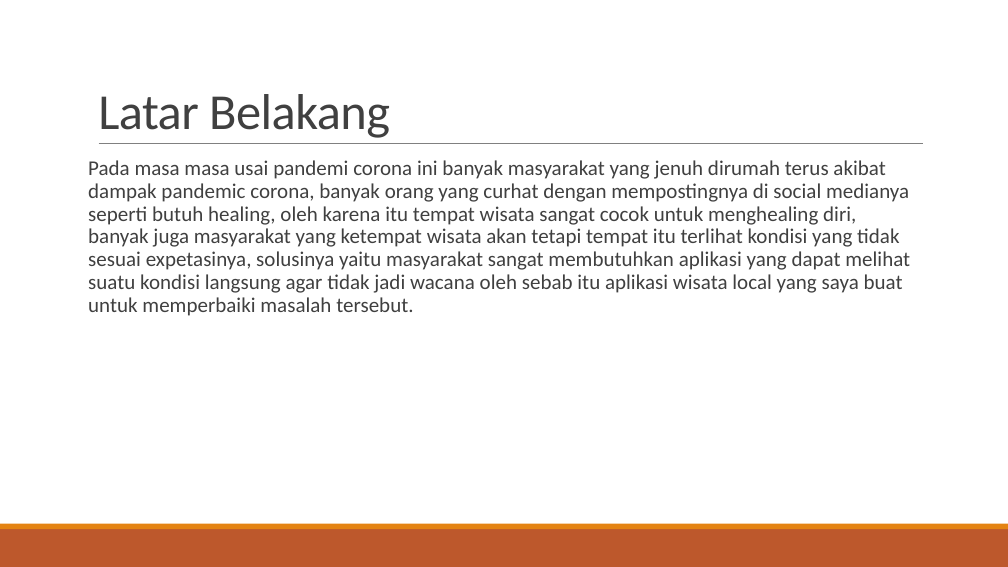
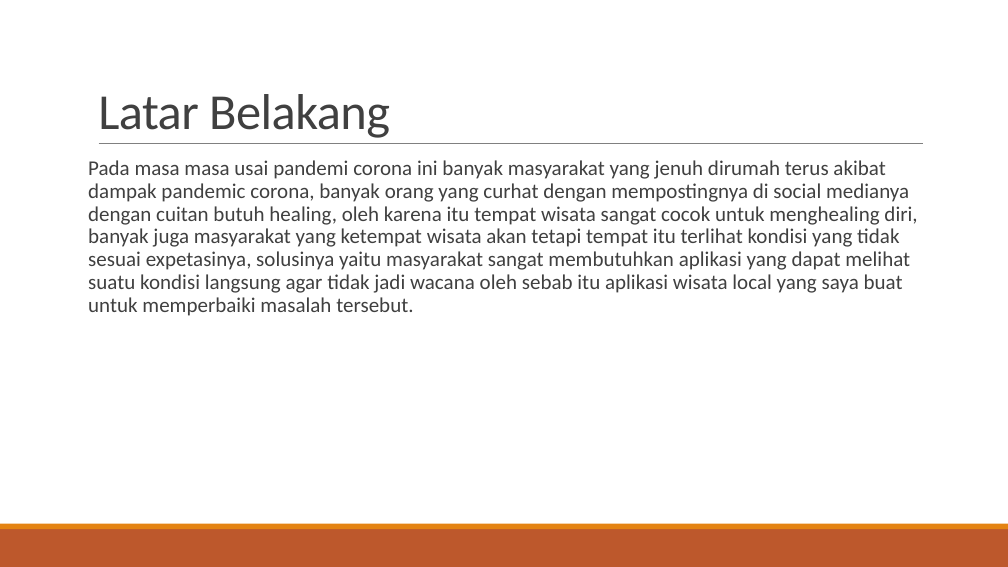
Before and after one commit to naufalulwan/flutter_Naufal-Ulwan, a slide deck: slide 2 of 28_Mini Project/Proposal Mini Project - WisataLocal.pptx. Drawn at 1008x567 pixels with LibreOffice and Linux fonts; fonts in the diff are those of the drawing. Boxes give left, top, right and bottom in pixels: in the first picture for what was removed or moved away, otherwise in the second. Text is boxed around its words. In the diff, an @@ line names an element or a change of style, - is before the commit and + after.

```diff
--- a/28_Mini Project/Proposal Mini Project - WisataLocal.pptx
+++ b/28_Mini Project/Proposal Mini Project - WisataLocal.pptx
@@ text at (x1=88, y1=160, x2=917, y2=316): text changed @@
-Pada masa masa usai pandemi corona ini banyak masyarakat yang jenuh dirumah terus akibat dampak pandemic corona, banyak orang yang curhat dengan mempostingnya di social medianya seperti butuh healing, oleh karena itu tempat wisata sangat cocok untuk menghealing diri, banyak juga masyarakat yang ketempat wisata akan tetapi tempat itu terlihat kondisi yang tidak sesuai expetasinya, solusinya yaitu masyarakat sangat membutuhkan aplikasi yang dapat melihat suatu kondisi langsung agar tidak jadi wacana oleh sebab itu aplikasi wisata local yang saya buat untuk memperbaiki masalah tersebut.
+Pada masa masa usai pandemi corona ini banyak masyarakat yang jenuh dirumah terus akibat dampak pandemic corona, banyak orang yang curhat dengan mempostingnya di social medianya dengan cuitan butuh healing, oleh karena itu tempat wisata sangat cocok untuk menghealing diri, banyak juga masyarakat yang ketempat wisata akan tetapi tempat itu terlihat kondisi yang tidak sesuai expetasinya, solusinya yaitu masyarakat sangat membutuhkan aplikasi yang dapat melihat suatu kondisi langsung agar tidak jadi wacana oleh sebab itu aplikasi wisata local yang saya buat untuk memperbaiki masalah tersebut.
```
Also in this commit, not shown: 4 other slides changed, 33 other files.
